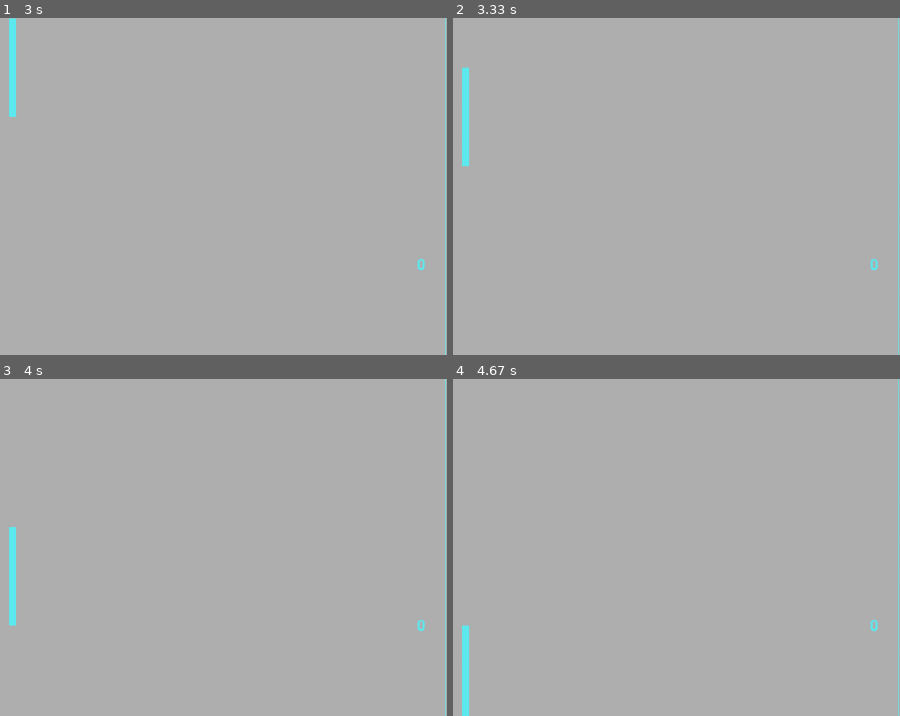
Above: before the commit, frames 1-4 (two rows, left to right).
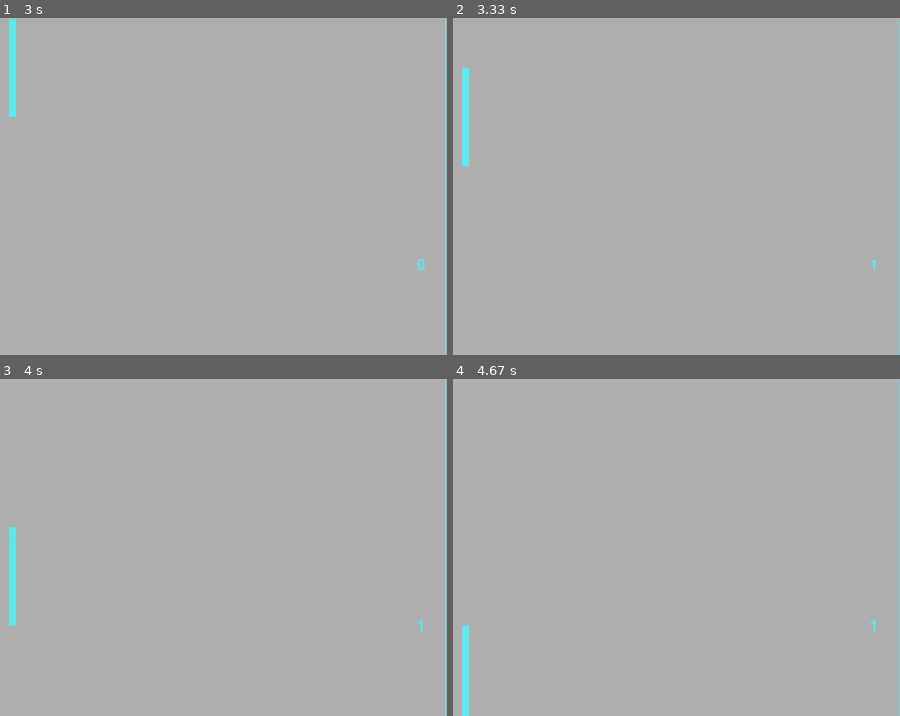
Above: after the commit, the same moments.

Repository: 100ballovby/tuesday_start_2122
Game: pygame game, started from 22_lesson_0103/00_pong_p3.py
Two runs of this game, one before a commit and one after it. Both use one fixed random seed, a clock stepped at 60 frames per second and the inputs below.
Inputs:
- Up to frame 1 (3 s): hold Up 0.33-0.8 s; hold Down 0.83-1.13 s; hold Up 1.17-1.53 s; hold Down 1.57-1.93 s; hold Up 1.97-2.27 s; hold Down 2.3-2.6 s; hold Up from 2.63 s (still down)
- Up to frame 2 (3.33 s): release Up at 3 s; hold Down from 3.03 s (still down)
- Up to frame 3 (4 s): release Down at 3.4 s; hold Up 3.43-3.73 s; hold Down from 3.77 s (still down)
- Up to frame 4 (4.67 s): release Down at 4.07 s; hold Up 4.1-4.47 s; hold Down from 4.5 s (still down)
The pictures show only the part of the screen within x 0-50%, y 15-64%; the shares and areas given below are measured in that part.

Frame 1 is identical in both runs. In frame 2, less than 0.1% of the frame differs, in the area x 93-96%, y 71-75%; in frame 3, less than 0.1%; in frame 4, less than 0.1%.

Commit message:
Adding score countung

Diff:
--- a/22_lesson_0103/00_pong_p3.py
+++ b/22_lesson_0103/00_pong_p3.py
@@ -4,15 +4,21 @@
 
 
 def ball_motion(obj, width, height, plr, enm):
-    global ball_speed_x, ball_speed_y
+    global ball_speed_x, ball_speed_y, p_score, o_score
 
     obj.x += ball_speed_x
     obj.y += ball_speed_y
 
     if obj.top <= 0 or obj.bottom > height:
         ball_speed_y *= -1
-    elif obj.left <= 0 or obj.right > width:
+    # Counting score
+    elif obj.left <= 0:
         restart(obj, width, height)
+        p_score += 1
+    elif obj.right > width:
+        restart(obj, width, height)
+        o_score += 1
+
     elif obj.colliderect(plr) or obj.colliderect(enm):
         ball_speed_x *= -1
 
@@ -79,10 +85,15 @@
 player_speed = 0
 opponent_speed = 7
 
+# Score text
 pg.font.init()
 p_score = 0
 o_score = 0
 basic_font = pg.font.SysFont('Comicsans', 32)
+
+#Sound
+hit_sound = pg.mixer.Sound('pong.ogg')
+score_sound = pg.mixer.Sound('score.ogg')
 
 finished = False
 while not finished:
Not shown, added: 22_lesson_0103/pong.ogg
Not shown, added: 22_lesson_0103/score.ogg
